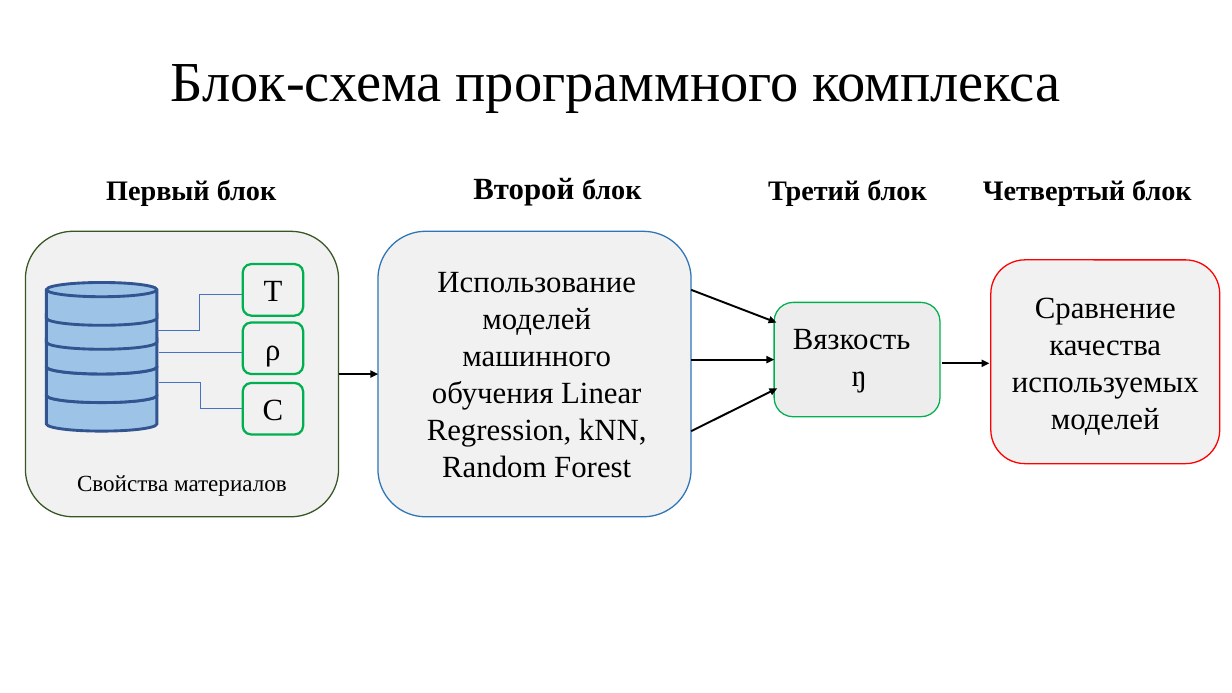
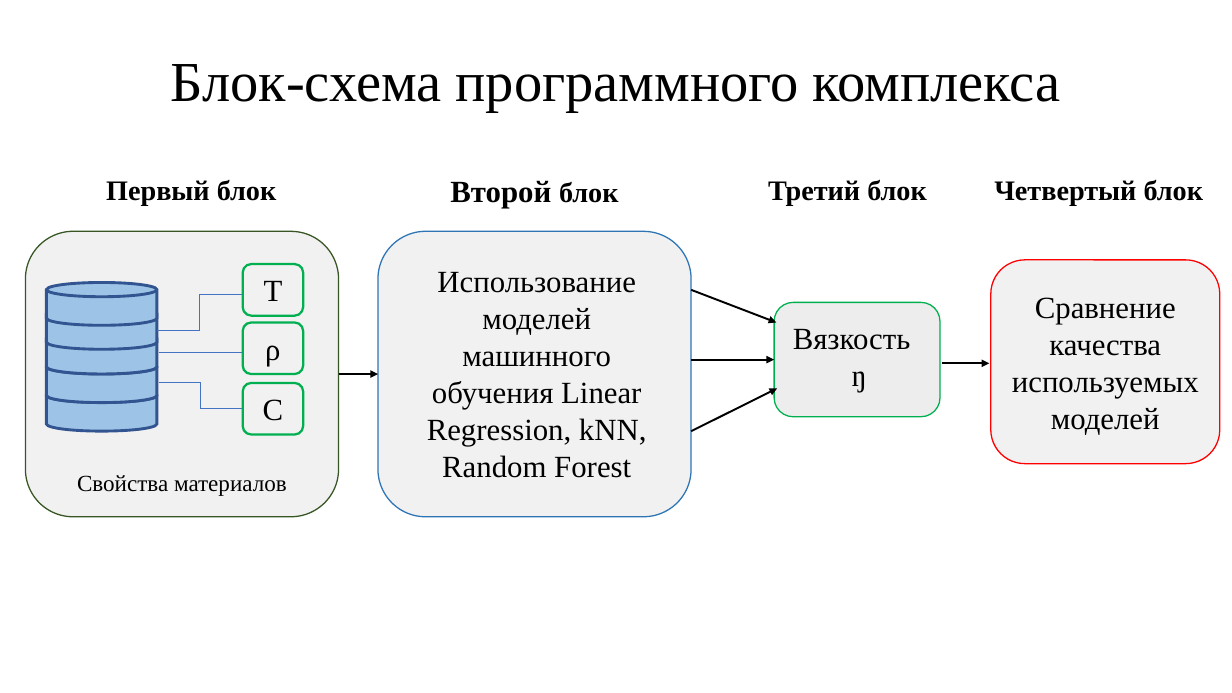
Before and after one commit to RodionSkyy/alkanes_project_ml, a slide deck: slide 3 of 13_pred_crm_phy .pptx. Drawn at 1232x693 pixels with LibreOffice and Linux fonts; fonts in the diff are those of the drawing. Boxes give left, top, right and bottom in pixels: in the first picture for what was removed or moved away, otherwise in the second. Text is boxed around its words. In the diff, an @@ line names an element or a change of style, - is before the commit and + after.

```diff
--- a/13_pred_crm_phy .pptx
+++ b/13_pred_crm_phy .pptx
@@ text "Второй блок": place and size @@
-text "Второй блок" at <box>473,177,642,205</box>
+text "Второй блок" at <box>450,180,619,208</box>
@@ text "Четвертый блок": place and size @@
-text "Четвертый блок" at <box>983,179,1192,205</box>
+text "Четвертый блок" at <box>994,179,1204,205</box>
```
Also in this commit, not shown: 3 other slides changed.
